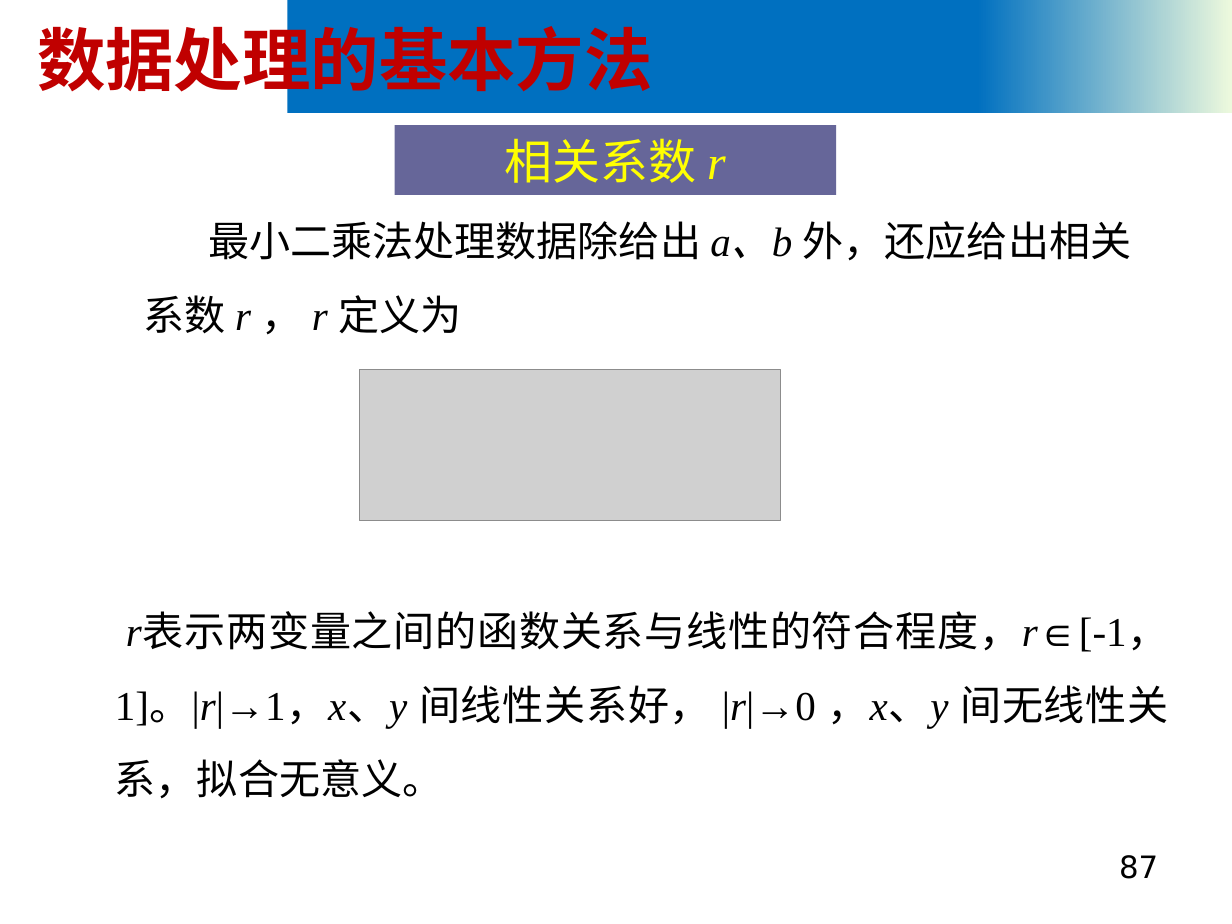
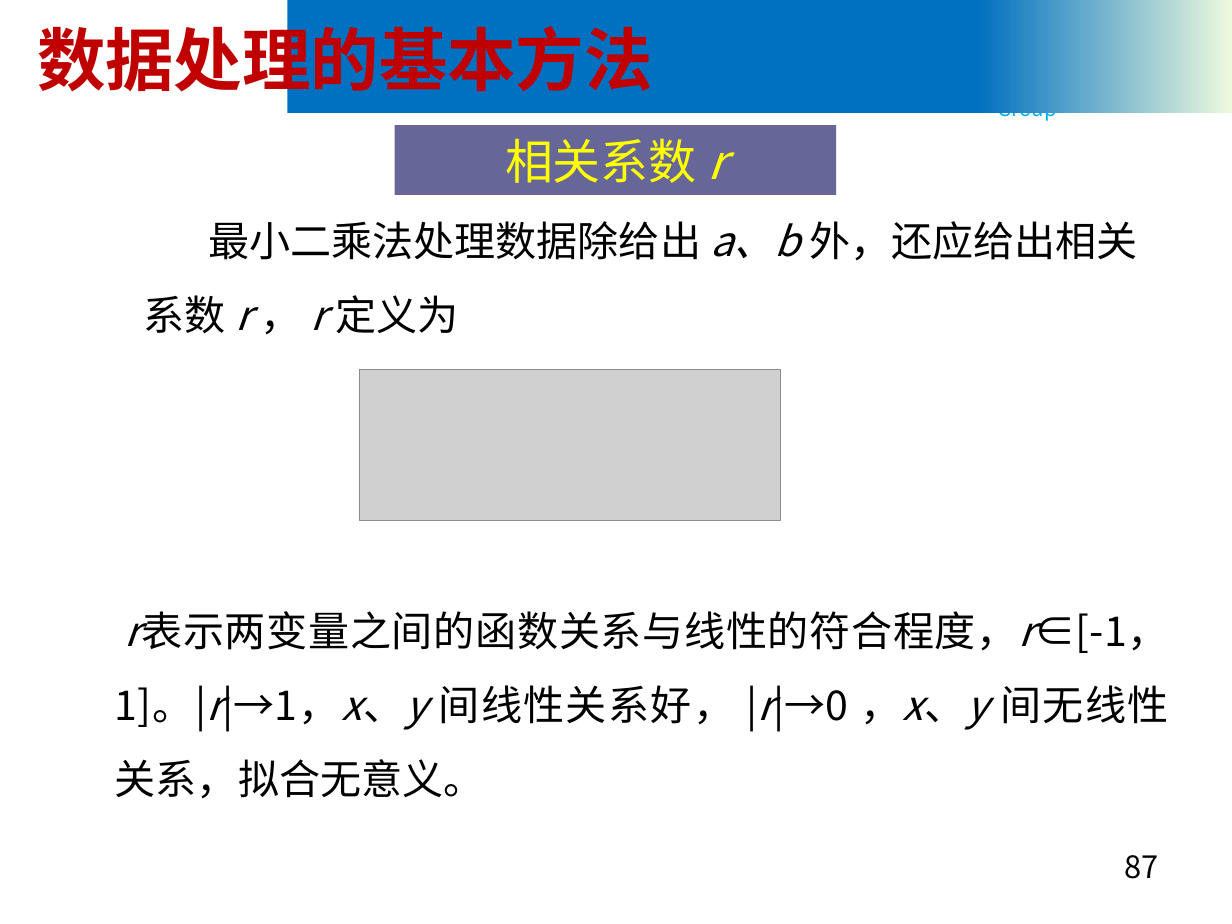
Before and after one commit to yzbaaa/ZZU-CS-Courses-Resources, a slide deck: slide 87 of 01 数理基础 & 英语/大学物理实验 A(Ⅰ)/PPT/大学物理实验绪论.pptx. Drawn at 1232x924 pixels with LibreOffice and Linux fonts; fonts in the diff are those of the drawing; grey boxes stand for pictures; background and template pictures are left out. Boxes give left, top, right and bottom in pixels: in the first picture for what was removed or moved away, otherwise in the second. Text is boxed around its words. In the diff, an @@ line names an element or a change of style, - is before the commit and + after.

```diff
--- a/01 数理基础 & 英语/大学物理实验 A(Ⅰ)/PPT/大学物理实验绪论.pptx
+++ b/01 数理基础 & 英语/大学物理实验 A(Ⅰ)/PPT/大学物理实验绪论.pptx
@@ text "Nanoscience and Nanotechnology Group" at (x1=998, y1=47, x2=1156, y2=122): font Times New Roman to Noto Sans CJK SC @@
@@ rectangle "相关系数 r" at (x1=394, y1=126, x2=835, y2=196): font DejaVu Sans to Noto Sans CJK SC in "相关系数"; font Times New Roman to Noto Sans CJK SC in "r" @@
@@ text "最小二乘法处理数据除给出 a、b 外，还应给出相关系数 r ， ..." at (x1=115, y1=221, x2=1169, y2=799): font Times New Roman to Noto Sans CJK SC @@
@@ page number at (x1=1124, y1=855, x2=1158, y2=879): font DejaVu Sans to Noto Sans CJK SC @@
```
Also in this commit, not shown: 88 other slides changed, 5 other files.
